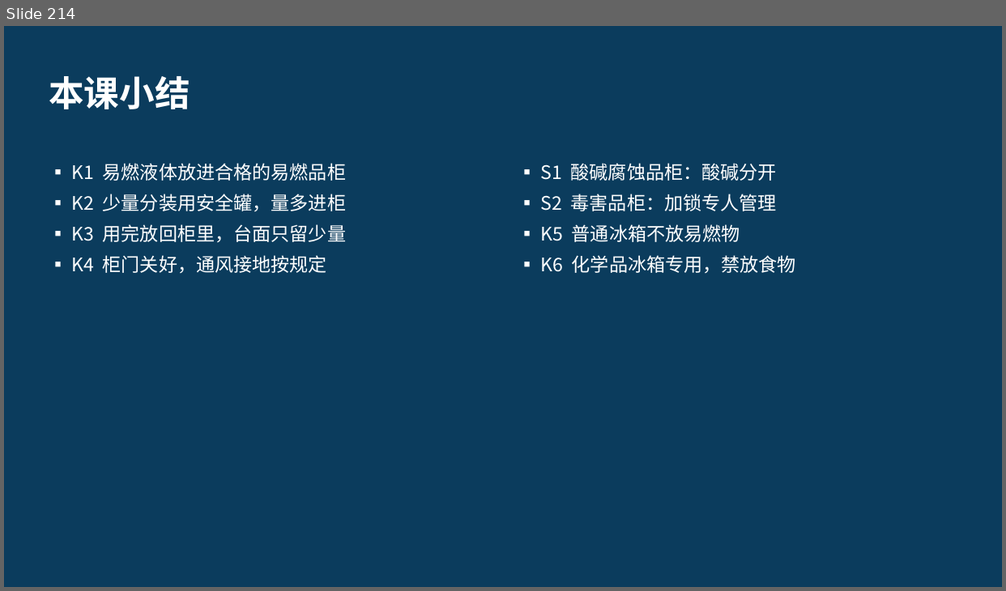
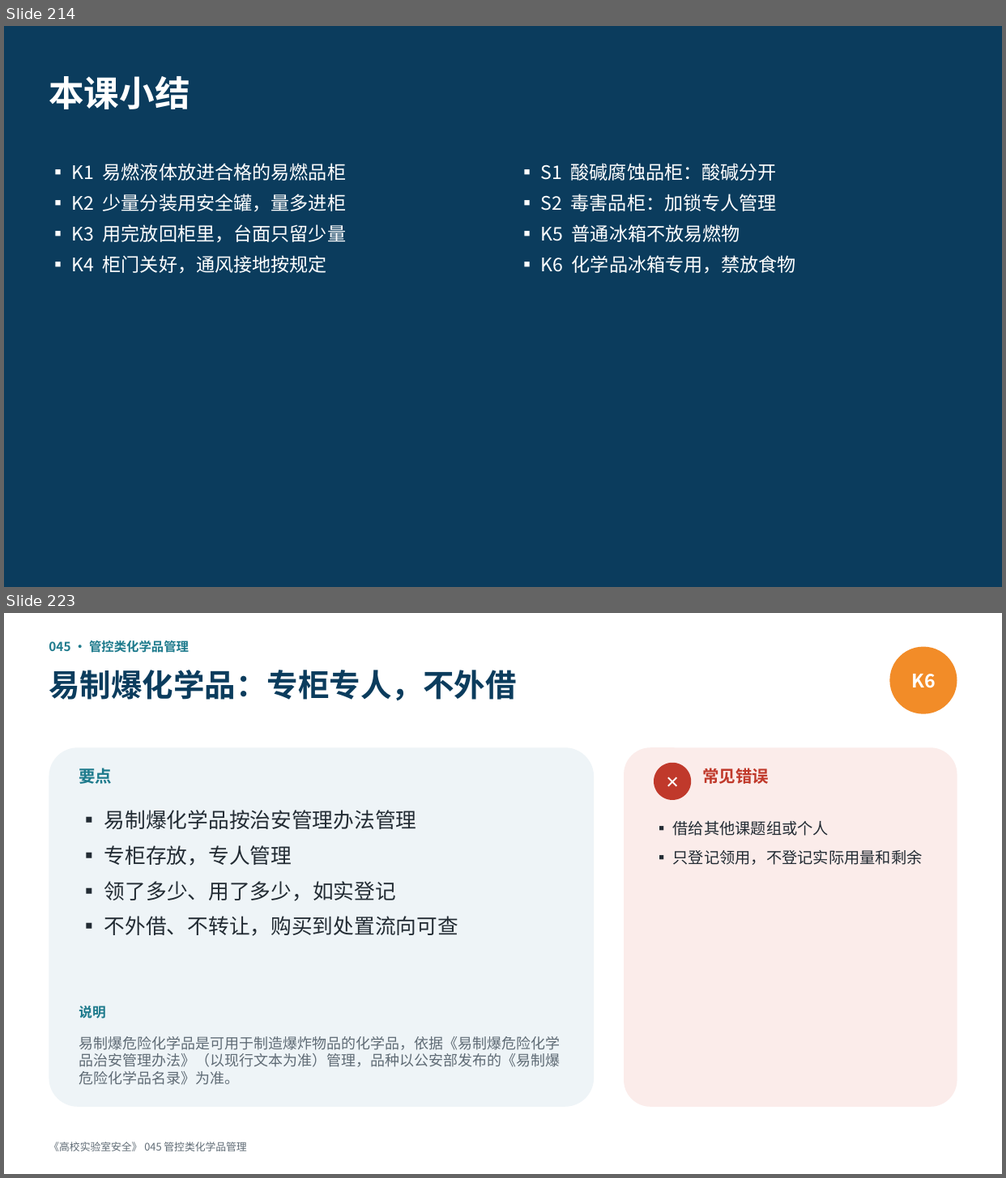
Before and after one commit to hanrongwx-max/videoyoutubo, a slide deck: course/高校实验室安全/课件/第5章_化学品安全.pptx. Shown one above the other, each under a label of ours: slide 214 before the commit, slides 214 and 223 after it; the slides between them are not shown. The pictures are 1006x591 and 1006x1178 pixels, drawn with LibreOffice and Linux fonts; fonts in the diff are those of the drawing. Boxes give left, top, right and bottom in pixels: in the first picture for what was removed or moved away, otherwise in the second. Text is boxed around its words. In the diff, an @@ line names an element or a change of style, - is before the commit and + after.

```diff
--- a/course/高校实验室安全/课件/第5章_化学品安全.pptx
+++ b/course/高校实验室安全/课件/第5章_化学品安全.pptx
@@ slide 223 added at box(4, 613, 1002, 1174), background #FFFFFF @@
@@ text added at box(49, 641, 189, 653), 12 pt, text #1D7A8C, bold @@
+045 · 管控类化学品管理
@@ ellipse added at box(889, 647, 957, 714), fill #F28C28, 18 pt, text #FFFFFF, bold @@
+K6
@@ text added at box(49, 670, 516, 700), 30 pt, text #0B3C5D, bold @@
+易制爆化学品：专柜专人，不外借
@@ rounded rectangle added at box(49, 747, 594, 1107), fill #EEF4F7 @@
@@ rounded rectangle added at box(624, 747, 957, 1107), fill #FBECEA @@
@@ text added at box(79, 768, 112, 784), 16 pt, text #1D7A8C, bold @@
+要点
@@ ellipse added at box(654, 763, 691, 800), fill #C0392B, 16 pt, text #FFFFFF, bold @@
+✕
@@ text added at box(702, 768, 769, 784), 16 pt, text #C0392B, bold @@
+常见错误
@@ text added at box(104, 810, 458, 936), 20 pt, text #222B33 @@
+▪ 易制爆化学品按治安管理办法管理
+▪ 专柜存放，专人管理
+▪ 领了多少、用了多少，如实登记
+▪ 不外借、不转让，购买到处置流向可查
@@ text added at box(673, 821, 923, 865), 15 pt, text #222B33 @@
+▪ 借给其他课题组或个人
+▪ 只登记领用，不登记实际用量和剩余
@@ text added at box(79, 1006, 105, 1019), 13 pt, text #1D7A8C, bold @@
+说明
@@ text added at box(79, 1037, 560, 1085), 14 pt, text #5F6B75 @@
+易制爆危险化学品是可用于制造爆炸物品的化学品，依据《易制爆危险化学品治安管理办法》（以现行文本为准）管理，品种以公安部发布的《易制爆危险化学品名录》为准。
@@ text added at box(49, 1142, 246, 1152), 10 pt, text #5F6B75 @@
+《高校实验室安全》 045 管控类化学品管理
```
Also in this commit, not shown: 16 other slides added, 2 other files.
